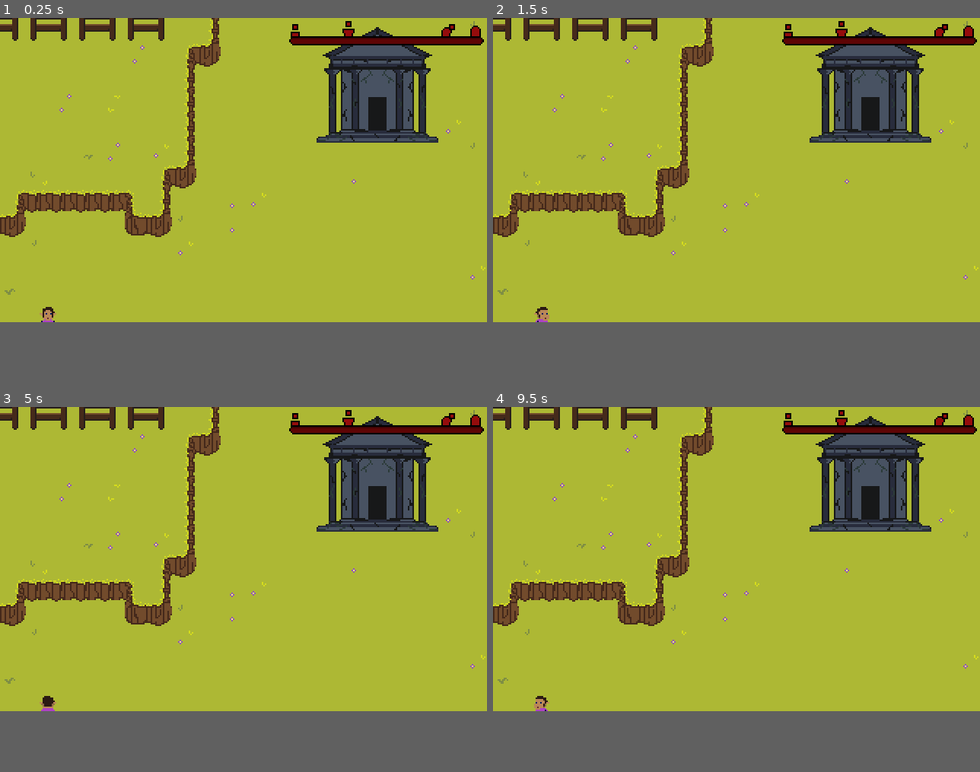
Above: before the commit, frames 1-4 (two rows, left to right).
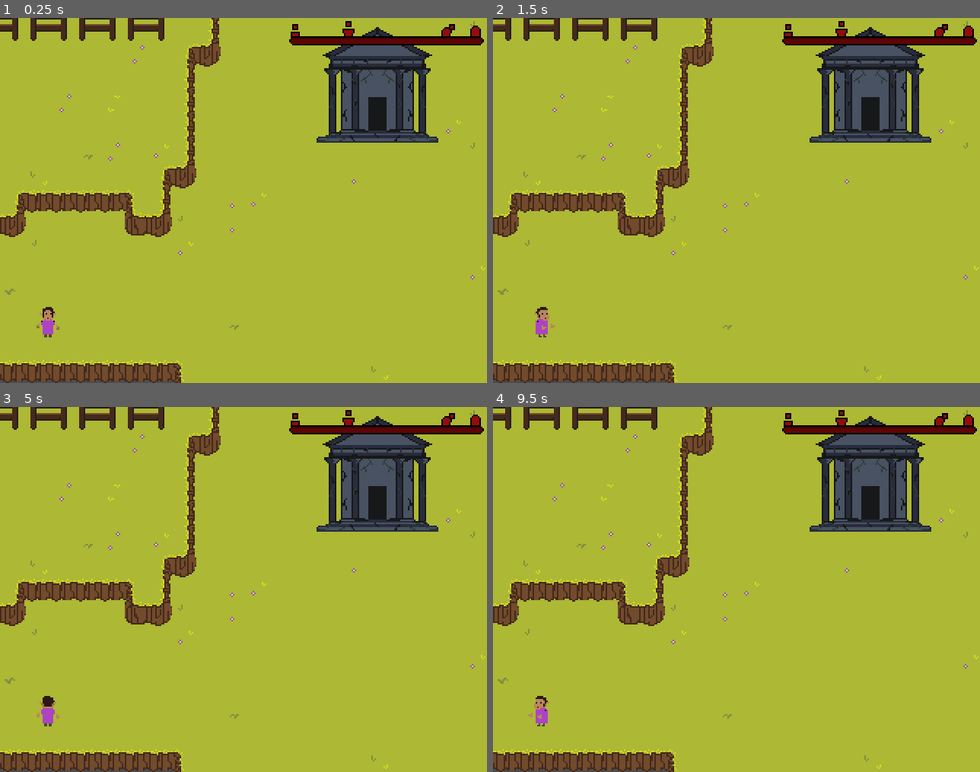
Above: after the commit, the same moments.

Repository: TeamKebab/GodotWildJam24
Game: Godot game, scene res://src/maps/TestLevel.tscn
Two runs of this game, one before a commit and one after it. Both use one fixed random seed, a clock stepped at 60 frames per second and the inputs below. This scene is started directly instead of the project's main scene.
Inputs:
- Up to frame 1 (0.25 s): no input
- Up to frame 2 (1.5 s): tap Enter (ui_accept) at 0.5, 0.77, 1.25 s; hold Right (ui_right) 0.53-1.28 s; hold Down (ui_down) from 1.28 s (still down)
- Up to frame 3 (5 s): tap Enter (ui_accept) at 1.52, 2, 2.75, 3.02, 3.5, 3.77, 4.25, 4.52 s; release Down (ui_down) at 2.03 s; hold Right (ui_right) 2.03-2.78 s; hold Up (ui_up) 2.78-3.53 s; hold Left (ui_left) from 3.53 s (still down)
- Up to frame 4 (9.5 s): release Left (ui_left) at 5.03 s; hold Down (ui_down) 5.03-5.78 s; hold Right (ui_right) 5.78-6.53 s; tap Enter (ui_accept) at 6.02, 6.77, 7.52, 9.02 s; hold Up (ui_up) 6.53-7.28 s; hold Right (ui_right) 7.28-8.03 s; hold Down (ui_down) 8.03-8.78 s; hold Left (ui_left) from 8.78 s (still down)
In our replay, the window is 640x400 before the commit and 640x480 after it. These sizes can differ from the game's own. Grey fills any space a smaller window leaves; there, only what the larger window draws over its background counts as a difference.

The runs differ from the first frame. In frame 1, 2.2% of the frame differs, in the area x 0-80%, y 83-100%; in frame 2, 2.2%; in frame 3, 2.2%; in frame 4, 2.2%.

Commit message:
here be dragons

Diff:
--- a/project.godot
+++ b/project.godot
@@ -42,9 +42,9 @@
 [display]
 
 window/size/width=320
-window/size/height=200
+window/size/height=240
 window/size/test_width=1280
-window/size/test_height=800
+window/size/test_height=960
 window/stretch/mode="2d"
 
 [input]
--- a/src/entities/characters/ElfHero.tscn
+++ b/src/entities/characters/ElfHero.tscn
@@ -18,6 +18,7 @@
 script = ExtResource( 9 )
 facing_direction = "Up"
 age = "Teen"
+max_hp = 3
 
 [node name="BabySprite" parent="." index="2"]
 z_index = 1
@@ -25,7 +26,7 @@
 [node name="Sprite" parent="." index="3"]
 texture = ExtResource( 2 )
 hframes = 10
-frame = 2
+frame = 1
 region_rect = Rect2( 0, 0, 320, 32 )
 
 [node name="AnimationPlayer" parent="." index="4"]
--- a/src/entities/characters/HumanHero.tscn
+++ b/src/entities/characters/HumanHero.tscn
@@ -19,7 +19,8 @@
 height = 10.2
 
 [node name="Player" instance=ExtResource( 1 )]
-max_hp = 3
+age = "Teen"
+max_hp = 5
 
 [node name="BabySprite" parent="." index="2"]
 region_rect = Rect2( 0, 0, 32, 32 )
@@ -63,6 +64,7 @@
 disabled = false
 single_hit = true
 area_attack = false
+attack_cooldown = 1.0
 damage = 1
 knockback_strength = 150
 attack_type = "Normal"
--- /dev/null
+++ b/src/entities/monsters/Dragon.gd
@@ -0,0 +1,42 @@
+extends StaticBody2D
+
+
+const HP = preload("res://src/components/HP.gd")
+
+
+export var max_hp: int = 1
+
+var target = null
+
+onready var hp = HP.new(max_hp)
+onready var animationPlayer = $AnimationPlayer
+onready var attack = $RangedAttack
+
+func _ready():
+	hp.connect("died", self, "_die")
+	hp.connect("hp_changed", self, "_on_hp_changed")
+	attack.connect("attacked", self, "_on_target_attacked")
+
+	start_idle()
+
+
+func restart():
+	start_idle()
+
+
+func knockback(_strength):
+	pass
+
+
+func start_idle():
+	animationPlayer.play("Idle")
+
+
+func _die():
+	queue_free()
+
+
+func _on_target_attacked(targets):
+	animationPlayer.play("Attack")
+	yield(animationPlayer, "animation_finished")
+	start_idle()
--- /dev/null
+++ b/src/entities/monsters/Dragon.tscn
@@ -0,0 +1,62 @@
+[gd_scene load_steps=11 format=2]
+
+[ext_resource path="res://assets/sprites/dragon.png" type="Texture" id=1]
+[ext_resource path="res://src/components/overlap/HurtBox.tscn" type="PackedScene" id=2]
+[ext_resource path="res://src/components/RangedAttack.tscn" type="PackedScene" id=3]
+[ext_resource path="res://src/resources/animations/Dragon/Idle.tres" type="Animation" id=4]
+[ext_resource path="res://src/resources/animations/Dragon/Attack.tres" type="Animation" id=5]
+[ext_resource path="res://src/entities/monsters/Dragon.gd" type="Script" id=6]
+[ext_resource path="res://src/entities/projectiles/Fireball.tscn" type="PackedScene" id=7]
+
+[sub_resource type="CapsuleShape2D" id=1]
+radius = 30.0
+height = 30.0
+
+[sub_resource type="CapsuleShape2D" id=2]
+radius = 20.0
+
+[sub_resource type="CircleShape2D" id=3]
+radius = 120.0
+
+[node name="Dragon" type="StaticBody2D"]
+collision_layer = 16
+collision_mask = 31
+script = ExtResource( 6 )
+
+[node name="CollisionShape2D" type="CollisionShape2D" parent="."]
+rotation = 1.5708
+shape = SubResource( 1 )
+
+[node name="Body" type="Sprite" parent="."]
+position = Vector2( 0, -32 )
+texture = ExtResource( 1 )
+hframes = 7
+
+[node name="Legs" type="Sprite" parent="."]
+position = Vector2( 0, -27 )
+texture = ExtResource( 1 )
+hframes = 7
+frame = 1
+
+[node name="Head" type="Sprite" parent="."]
+position = Vector2( 0, -20 )
+texture = ExtResource( 1 )
+hframes = 7
+frame = 6
+
+[node name="HurtBox" parent="." instance=ExtResource( 2 )]
+position = Vector2( 0, -8 )
+collision_layer = 128
+collision_mask = 0
+shape = SubResource( 2 )
+
+[node name="RangedAttack" parent="." instance=ExtResource( 3 )]
+collision_layer = 0
+collision_mask = 32
+shape = SubResource( 3 )
+single_hit = false
+Projectile = ExtResource( 7 )
+
+[node name="AnimationPlayer" type="AnimationPlayer" parent="."]
+anims/Attack = ExtResource( 5 )
+anims/Idle = ExtResource( 4 )
--- a/src/globals/Game.gd
+++ b/src/globals/Game.gd
@@ -57,6 +57,11 @@
 
 func game_over():
 	scene_loader.gameover_screen()
+
+
+func win():
+	Narrator.show("endgame")
+	# todo: return to start screen
 
 
 func get_hp():
--- a/src/maps/TestLevel.tscn
+++ b/src/maps/TestLevel.tscn
@@ -9,6 +9,7 @@
 [ext_resource path="res://src/entities/Fence.tscn" type="PackedScene" id=7]
 [ext_resource path="res://src/entities/monsters/BombGnome.tscn" type="PackedScene" id=8]
 [ext_resource path="res://src/entities/monsters/FireMage.tscn" type="PackedScene" id=9]
+[ext_resource path="res://src/entities/monsters/Dragon.tscn" type="PackedScene" id=10]
 
 [sub_resource type="RectangleShape2D" id=1]
 extents = Vector2( 10, 300 )
@@ -103,7 +104,10 @@
 [node name="FireMage2" parent="YSort" index="15" instance=ExtResource( 9 )]
 position = Vector2( 160, -80 )
 
+[node name="Dragon" parent="YSort" index="16" instance=ExtResource( 10 )]
+position = Vector2( 848, 144 )
+
 [node name="Default" parent="Entries" index="0"]
-position = Vector2( -32, -80 )
+position = Vector2( 720, 192 )
 
 [editable path="YSort/Shrine"]
--- a/src/maps/VolcanoLevel.tscn
+++ b/src/maps/VolcanoLevel.tscn
@@ -7,6 +7,7 @@
 [ext_resource path="res://src/entities/monsters/ElfArcher.tscn" type="PackedScene" id=5]
 [ext_resource path="res://src/resources/volcano_autotile.tres" type="TileSet" id=6]
 [ext_resource path="res://src/entities/monsters/FireMage.tscn" type="PackedScene" id=7]
+[ext_resource path="res://src/entities/monsters/Dragon.tscn" type="PackedScene" id=8]
 
 [node name="Level" instance=ExtResource( 1 )]
 
@@ -44,21 +45,41 @@
 
 [node name="ElfArcher" parent="YSort" index="4" instance=ExtResource( 5 )]
 position = Vector2( 544, 40 )
+max_hp = 1
+acceleration = 50
+min_turn_around_time = 0.5
+max_turn_around_time = 2.0
+speed = 50
 
 [node name="ElfArcher2" parent="YSort" index="5" instance=ExtResource( 5 )]
 position = Vector2( 153, 148 )
+max_hp = 1
+acceleration = 50
+min_turn_around_time = 0.5
+max_turn_around_time = 2.0
+speed = 50
 
 [node name="ElfArcher3" parent="YSort" index="6" instance=ExtResource( 5 )]
 position = Vector2( 69, 149 )
+max_hp = 1
+acceleration = 50
+min_turn_around_time = 0.5
+max_turn_around_time = 2.0
+speed = 50
 
 [node name="BombGnome" parent="YSort" index="7" instance=ExtResource( 2 )]
 position = Vector2( 442, 62 )
+max_hp = 1
+acceleration = 50
+min_turn_around_time = 0.5
+max_turn_around_time = 2.0
+speed = 50
 
 [node name="FireMage" parent="YSort" index="8" instance=ExtResource( 7 )]
 position = Vector2( 406, 30 )
 
-[node name="DRAGON" type="Node2D" parent="YSort" index="9"]
-position = Vector2( 101, -365 )
+[node name="Dragon" parent="YSort" index="9" instance=ExtResource( 8 )]
+position = Vector2( 114, -348 )
 
 [node name="Default" parent="Entries" index="0"]
 position = Vector2( 568, 54 )
--- /dev/null
+++ b/src/resources/animations/Dragon/Attack.tres
@@ -0,0 +1,71 @@
+[gd_resource type="Animation" format=2]
+
+[resource]
+resource_name = "Attack"
+length = 0.5
+tracks/0/type = "value"
+tracks/0/path = NodePath("Head:frame")
+tracks/0/interp = 1
+tracks/0/loop_wrap = true
+tracks/0/imported = false
+tracks/0/enabled = true
+tracks/0/keys = {
+"times": PoolRealArray( 0, 0.1, 0.2, 0.3, 0.4 ),
+"transitions": PoolRealArray( 1, 1, 1, 1, 1 ),
+"update": 1,
+"values": [ 2, 3, 4, 5, 6 ]
+}
+tracks/1/type = "bezier"
+tracks/1/path = NodePath("Head:position:x")
+tracks/1/interp = 1
+tracks/1/loop_wrap = true
+tracks/1/imported = false
+tracks/1/enabled = true
+tracks/1/keys = {
+"points": PoolRealArray( 0, -0.25, 0, 0.25, 0 ),
+"times": PoolRealArray( 0.5 )
+}
+tracks/2/type = "bezier"
+tracks/2/path = NodePath("Head:position:y")
+tracks/2/interp = 1
+tracks/2/loop_wrap = true
+tracks/2/imported = false
+tracks/2/enabled = true
+tracks/2/keys = {
+"points": PoolRealArray( -27, -0.248674, 0.0638451, 0.274414, -0.0704536, -20, -0.249995, 0.0396031, 0.0369875, -0.00585938, -27, -0.0653185, 0.00743294, 0.248291, -0.0282543 ),
+"times": PoolRealArray( 0, 0.4, 0.5 )
+}
+tracks/3/type = "bezier"
+tracks/3/path = NodePath("Body:position:x")
+tracks/3/interp = 1
+tracks/3/loop_wrap = true
+tracks/3/imported = false
+tracks/3/enabled = true
+tracks/3/keys = {
+"points": PoolRealArray( 0, -0.25, 0, 0.25, 0, 0, -0.25, 0, 0.25, 0, 0, -0.25, 0, 0.25, 0 ),
+"times": PoolRealArray( 0, 0.4, 0.5 )
+}
+tracks/4/type = "bezier"
+tracks/4/path = NodePath("Body:position:y")
+tracks/4/interp = 1
+tracks/4/loop_wrap = true
+tracks/4/imported = false
+tracks/4/enabled = true
+tracks/4/keys = {
+"points": PoolRealArray( -27, -0.25, 0, 0.25, 0, -32, -0.25, 0, 0.25, 0, -27, -0.25, 0, 0.25, 0 ),
+"times": PoolRealArray( 0, 0.4, 0.5 )
+}
+tracks/5/type = "method"
+tracks/5/path = NodePath("RangedAttack")
+tracks/5/interp = 1
+tracks/5/loop_wrap = true
+tracks/5/imported = false
+tracks/5/enabled = true
+tracks/5/keys = {
+"times": PoolRealArray( 0.4 ),
+"transitions": PoolRealArray( 1 ),
+"values": [ {
+"args": [  ],
+"method": "do_effect"
+} ]
+}
--- /dev/null
+++ b/src/resources/animations/Dragon/Idle.tres
@@ -0,0 +1,57 @@
+[gd_resource type="Animation" format=2]
+
+[resource]
+resource_name = "Idle"
+loop = true
+tracks/0/type = "bezier"
+tracks/0/path = NodePath("Head:position:x")
+tracks/0/interp = 1
+tracks/0/loop_wrap = true
+tracks/0/imported = false
+tracks/0/enabled = true
+tracks/0/keys = {
+"points": PoolRealArray( 0, 0, 0, 0, 0 ),
+"times": PoolRealArray( 0 )
+}
+tracks/1/type = "bezier"
+tracks/1/path = NodePath("Head:position:y")
+tracks/1/interp = 1
+tracks/1/loop_wrap = true
+tracks/1/imported = false
+tracks/1/enabled = true
+tracks/1/keys = {
+"points": PoolRealArray( -27, -0.25, 0, 0.25, 0, -20, -0.25, 0, 0.25, 0, -27, -0.25, 0, 0.25, 0 ),
+"times": PoolRealArray( 0, 0.5, 1 )
+}
+tracks/2/type = "bezier"
+tracks/2/path = NodePath("Body:position:x")
+tracks/2/interp = 1
+tracks/2/loop_wrap = true
+tracks/2/imported = false
+tracks/2/enabled = true
+tracks/2/keys = {
+"points": PoolRealArray( 0, -0.25, 0, 0.25, 0, 0, -0.25, 0, 0.25, 0, 0, -0.25, 0, 0.25, 0 ),
+"times": PoolRealArray( 0, 0.5, 1 )
+}
+tracks/3/type = "bezier"
+tracks/3/path = NodePath("Body:position:y")
+tracks/3/interp = 1
+tracks/3/loop_wrap = true
+tracks/3/imported = false
+tracks/3/enabled = true
+tracks/3/keys = {
+"points": PoolRealArray( -27, -0.25, 0, 0.25, 0, -32, -0.25, 0, 0.25, 0, -27, -0.25, 0, 0.25, 0 ),
+"times": PoolRealArray( 0, 0.5, 1 )
+}
+tracks/4/type = "value"
+tracks/4/path = NodePath("Head:frame")
+tracks/4/interp = 1
+tracks/4/loop_wrap = true
+tracks/4/imported = false
+tracks/4/enabled = true
+tracks/4/keys = {
+"times": PoolRealArray( 0 ),
+"transitions": PoolRealArray( 1 ),
+"update": 1,
+"values": [ 2 ]
+}
Binary file added: aseprite/dragon.aseprite
Binary file added: assets/fonts/Retro5.ttf
Binary file added: assets/sprites/dragon.png
Not shown, added: assets/sprites/dragon.png.import
Not shown: 1 places in src/maps/TestLevel.tscn that only renumber resources
Not shown: 1 places in src/maps/VolcanoLevel.tscn that only renumber resources
